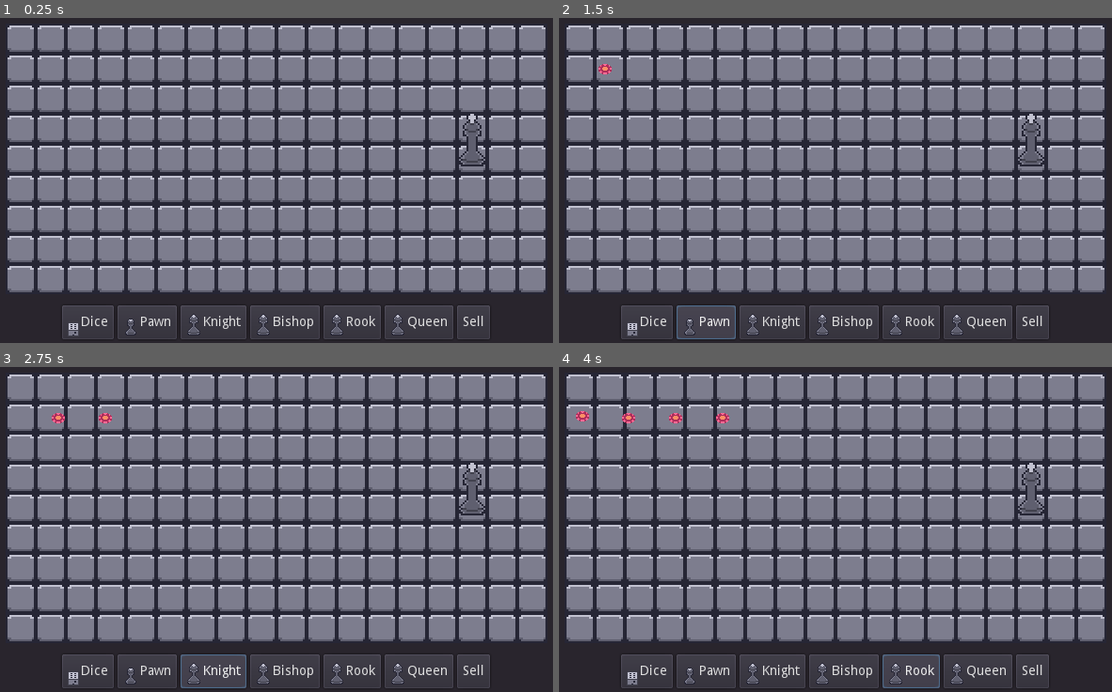
Above: before the commit, frames 1-4 (two rows, left to right).
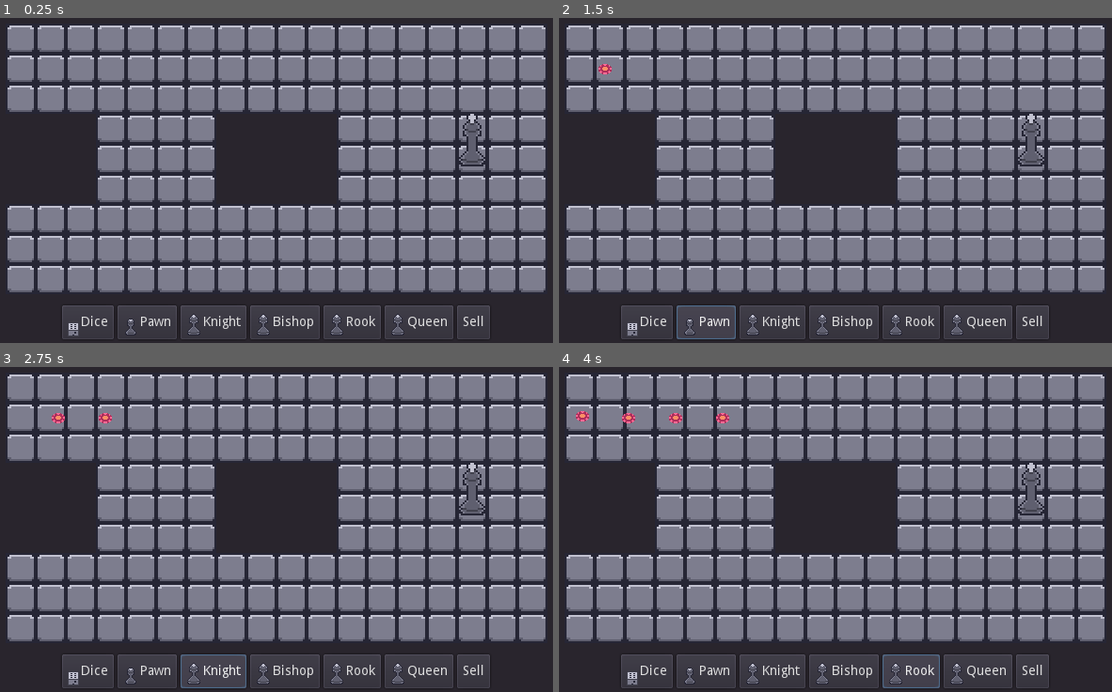
Above: after the commit, the same moments.

Repository: PetTurtle/LudumDare46
Game: Godot game, scene res://scenes/Game.tscn
Two runs of this game, one before a commit and one after it. Both use one fixed random seed, a clock stepped at 60 frames per second and the inputs below.
Inputs:
- Up to frame 1 (0.25 s): no input
- Up to frame 2 (1.5 s): click "Dice" at 0.5 s; click "Pawn" at 1.25 s
- Up to frame 3 (2.75 s): click "Knight" at 2 s
- Up to frame 4 (4 s): click "Bishop" at 2.75 s; click "Rook" at 3.5 s

The runs differ from the first frame. In frame 1, 7.9% of the frame differs, in the area x 1-61%, y 30-57%; in frame 2, 7.9%; in frame 3, 7.9%; in frame 4, 7.9%.

Commit message:
Enemy Dmg

Diff:
--- a/src/prefabs/Bullet.tscn
+++ b/src/prefabs/Bullet.tscn
@@ -1,16 +1,55 @@
-[gd_scene load_steps=4 format=2]
+[gd_scene load_steps=5 format=2]
 
 [ext_resource path="res://assets/FireZone.png" type="Texture" id=1]
 [ext_resource path="res://scripts/Bullet.gd" type="Script" id=2]
-[ext_resource path="res://resources/bullet_alpha_curve.tres" type="Curve" id=3]
 
-[node name="Bullet" type="Node2D"]
+[sub_resource type="Animation" id=1]
+resource_name = "Modulate"
+length = 0.15
+tracks/0/type = "value"
+tracks/0/path = NodePath("Sprite:self_modulate")
+tracks/0/interp = 1
+tracks/0/loop_wrap = true
+tracks/0/imported = false
+tracks/0/enabled = true
+tracks/0/keys = {
+"times": PoolRealArray( 0, 0.0767809, 0.108591, 0.145363 ),
+"transitions": PoolRealArray( 1, 1, 1, 1 ),
+"update": 0,
+"values": [ Color( 1, 1, 1, 0 ), Color( 1, 1, 1, 0.643137 ), Color( 1, 1, 1, 0.866667 ), Color( 1, 1, 1, 0 ) ]
+}
+tracks/1/type = "value"
+tracks/1/path = NodePath("CollisionShape2D:disabled")
+tracks/1/interp = 1
+tracks/1/loop_wrap = true
+tracks/1/imported = false
+tracks/1/enabled = true
+tracks/1/keys = {
+"times": PoolRealArray( 0, 0.0978993, 0.12927, 0.143874 ),
+"transitions": PoolRealArray( 1, 1, 1, 1 ),
+"update": 1,
+"values": [ false, true, true, false ]
+}
+
+[sub_resource type="CircleShape2D" id=2]
+radius = 6.74981
+
+[node name="Bullet" type="Area2D"]
 position = Vector2( 8, 8 )
 script = ExtResource( 2 )
-curve = ExtResource( 3 )
 
 [node name="Sprite" type="Sprite" parent="."]
+self_modulate = Color( 1, 1, 1, 0 )
+position = Vector2( -8, -8 )
 texture = ExtResource( 1 )
+centered = false
 
 [node name="NextTileTimer" type="Timer" parent="."]
 wait_time = 0.2
+autostart = true
+
+[node name="AnimationPlayer" type="AnimationPlayer" parent="."]
+anims/Modulate = SubResource( 1 )
+
+[node name="CollisionShape2D" type="CollisionShape2D" parent="."]
+shape = SubResource( 2 )
--- a/src/prefabs/Maps/Map1.tscn
+++ b/src/prefabs/Maps/Map1.tscn
@@ -17,7 +17,7 @@
 tile_set = ExtResource( 1 )
 cell_size = Vector2( 16, 16 )
 format = 1
-tile_data = PoolIntArray( -262153, 0, 0, -262152, 0, 0, -262 …(741 unchanged characters)… , 0, -196601, 0, 0, -196600, 0, 0, -65545, 0, 0, -65544, 0, 0, -65543, 0, 0, -65542, 0, 0, -65541, 0, 0, -65540, 0, 0, -65539, 0, 0, -65538, 0, 0, -65537, 0, 0, -131072, 0, 0, -131071, 0, 0, -131070, 0, 0, -131069, 0, 0, -131068, 0, 0, -131067, 0, 0, -131066, 0, 0, -131065, 0, 0, -131064, 0, 0, -9, 0, 0, -8, 0, 0, -7, 0, 0, -6, 0, 0, -5, 0, 0, -4, 0, 0, -3, 0, 0, -2, 0, 0, -1, 0, 0, -65536, 0, 0, -65535, 0, 0, -65534, 0, 0, -65533, 0, 0, -65532, 0, 0, -65531, 0, 0, -65530, 0, 0, -65529, 0, 0, -65528, 0, 0, 65527, 0, 0, 65528, 0, 0, 65529, 0, 0, 65530, 0, 0, 65531, 0, 0, 65532, 0, 0, 65533, 0, 0, 65534, 0, 0, 65535, 0, 0, 0, 0, 0, 1, 0, 0, 2, 0, 0, 3, 0, 0, 4, 0, 0, 5, 0, …(778 unchanged characters)…
+tile_data = PoolIntArray( -262153, 0, 0, -262152, 0, 0, -262 …(741 unchanged characters)… , 0, -196601, 0, 0, -196600, 0, 0, -65542, 0, 0, -65541, 0, 0, -65540, 0, 0, -65539, 0, 0, -131070, 0, 0, -131069, 0, 0, -131068, 0, 0, -131067, 0, 0, -131066, 0, 0, -131065, 0, 0, -131064, 0, 0, -6, 0, 0, -5, 0, 0, -4, 0, 0, -3, 0, 0, -65534, 0, 0, -65533, 0, 0, -65532, 0, 0, -65531, 0, 0, -65530, 0, 0, -65529, 0, 0, -65528, 0, 0, 65530, 0, 0, 65531, 0, 0, 65532, 0, 0, 65533, 0, 0, 2, 0, 0, 3, 0, 0, 4, 0, 0, 5, 0, …(778 unchanged characters)…
 
 [node name="UnitManager" type="Node2D" parent="."]
 script = ExtResource( 5 )
@@ -27,5 +27,5 @@
 [node name="Spawner" parent="UnitManager" instance=ExtResource( 6 )]
 position = Vector2( -135.146, -56.7792 )
 
-[node name="King" type="Node2D" parent="." instance=ExtResource( 2 )]
+[node name="King" parent="." instance=ExtResource( 2 )]
 position = Vector2( 103.984, -7.40585 )
--- a/src/project.godot
+++ b/src/project.godot
@@ -9,7 +9,7 @@
 config_version=4
 
 _global_script_classes=[ {
-"base": "Node2D",
+"base": "Area2D",
 "class": "Bullet",
 "language": "GDScript",
 "path": "res://scripts/Bullet.gd"
--- a/src/resources/bullet_alpha_curve.tres
+++ /dev/null
@@ -1,3 +0,0 @@
-[gd_resource type="Curve" format=2]
-
-[resource]
--- a/src/resources/units/Red.tres
+++ b/src/resources/units/Red.tres
@@ -5,6 +5,6 @@
 
 [resource]
 script = ExtResource( 1 )
-max_health = 100
+max_health = 3
 speed = 25.0
 texture = ExtResource( 2 )
--- a/src/scripts/Bullet.gd
+++ b/src/scripts/Bullet.gd
@@ -1,23 +1,36 @@
-extends Node2D
+extends Area2D
 class_name Bullet
 
-onready var next_tile_timer : Timer
-export(Curve) var curve : Curve
+onready var next_tile_timer : Timer = $NextTileTimer
+onready var animation : AnimationPlayer = $AnimationPlayer
 
 var moves : bool
 var dir : Vector2
+var map : GameMap
 
-func _process(delta : float) -> void:
-	pass
+func _ready():
+	next_tile_timer.connect("timeout", self, "_on_timeout")
+	connect("area_entered", self, "collision")
+	animation.play("Modulate")
 
-func set_bullet(pos : Vector2, _moves : bool, direction : Vector2):
+func set_bullet(pos : Vector2, _moves : bool, direction : Vector2, game_map : GameMap):
 	position = pos
 	moves = _moves
 	dir = direction * 16
-	if moves:
-		next_tile_timer = $NextTileTimer
-		next_tile_timer.start()
-		next_tile_timer.connect("timeout", self, "_on_timeout")
+	map = game_map
+
+
+func collision(area):
+	if area is Unit:
+		area.damage(1)
 
 func _on_timeout():
-	position = position + dir
+	if moves:
+		var newPos = position + dir
+		if map.is_pathable(newPos):
+			position = newPos
+			animation.play("Modulate")
+		else:
+			queue_free()
+	else:
+		queue_free()
--- a/src/scripts/Bullets.gd
+++ b/src/scripts/Bullets.gd
@@ -2,8 +2,13 @@
 class_name Bullets
 
 var bullet_prefab = load("res://prefabs/Bullet.tscn")
+var gameMap : GameMap
+
+func _ready():
+	gameMap = get_parent().get_map()
+	print(gameMap)
 
 func create(pos : Vector2, moves : bool , direction : Vector2):
 	var bullet : Bullet = bullet_prefab.instance()
 	add_child(bullet)
-	bullet.set_bullet(pos, moves, direction)
+	bullet.set_bullet(pos, moves, direction, gameMap)
--- a/src/scripts/Game.gd
+++ b/src/scripts/Game.gd
@@ -9,14 +9,15 @@
 onready var ui : UI = $UI
 onready var towers : Towers = $Towers
 onready var bullets : Bullets = $Bullets
-onready var map : GameMap = $Map1 # TODO LEVEL Loading System
 
 var mode : int = Mode.IDLE
 var tower_name : String
+var map : GameMap
 
 func _ready():
 	ui.connect("mode_buy", self, "_on_mode_buy")
 	ui.connect("mode_sell", self, "_on_mode_sell")
+	map = get_node("Map1") # TODO LEVEL Loading System
 
 func _unhandled_input(event: InputEvent) -> void:
 	if not event is InputEventMouseButton:
@@ -45,14 +46,16 @@
 			Mode.SELL: # ____SELL____
 				mode = Mode.IDLE
 
+func get_map() -> GameMap:
+	return get_node("Map1") as GameMap
 
 func _on_mode_buy(name):
 	mode = Mode.BUY
 	tower_name = name
 
 func _on_mode_sell():
-	print("SELL")
 	mode = Mode.SELL
 
-func _on_fire(position, moves, direction):
-	bullets.create(position, moves, direction)
+func _on_fire(pos, moves, direction):
+	if map.is_pathable(pos):
+		bullets.create(pos, moves, direction)
--- a/src/scripts/Map.gd
+++ b/src/scripts/Map.gd
@@ -30,6 +30,10 @@
 	var pos = navigator.get_mouse_tile_position()
 	return navigator.has_build(pos.x, pos.y)
 
+func is_pathable(pos : Vector2) -> bool:
+	var mapPos = navigator.get_pos_tile_position(pos)
+	return navigator.has_tile(mapPos.x, mapPos.y) and !navigator.has_build(mapPos.x, mapPos.y)
+
 func get_snapped_mouse_position() -> Vector2:
 	return navigator.get_snapped_tile_position()
 
--- a/src/scripts/Navigator.gd
+++ b/src/scripts/Navigator.gd
@@ -38,3 +38,6 @@
 
 func get_snapped_tile_position() -> Vector2:
 	return tileMap.map_to_world(get_mouse_tile_position())
+
+func get_pos_tile_position(pos : Vector2) -> Vector2:
+	return tileMap.world_to_map(pos)
--- a/src/scripts/Tower.gd
+++ b/src/scripts/Tower.gd
@@ -16,9 +16,5 @@
 	sprite.texture = value.texture
 
 func _on_FireTimer_timeout():
-	var multi : int = 16
-	if towerDef.recursively_fire:
-		multi == 8
-
 	for pos in towerDef.fireDirections:
-		emit_signal("fire", position + (pos * multi), towerDef.recursively_fire, pos)
+		emit_signal("fire", position + (pos * 16), towerDef.recursively_fire, pos)
--- a/src/scripts/Unit.gd
+++ b/src/scripts/Unit.gd
@@ -34,6 +34,11 @@
 		start_point = path[0]
 		path.remove(0)
 
+func damage(amount : int):
+	health = health - amount
+	if health <= 0:
+		queue_free()
+
 func set_path(value : PoolVector2Array) -> void:
 	path = value
 	if value.size() == 0:
